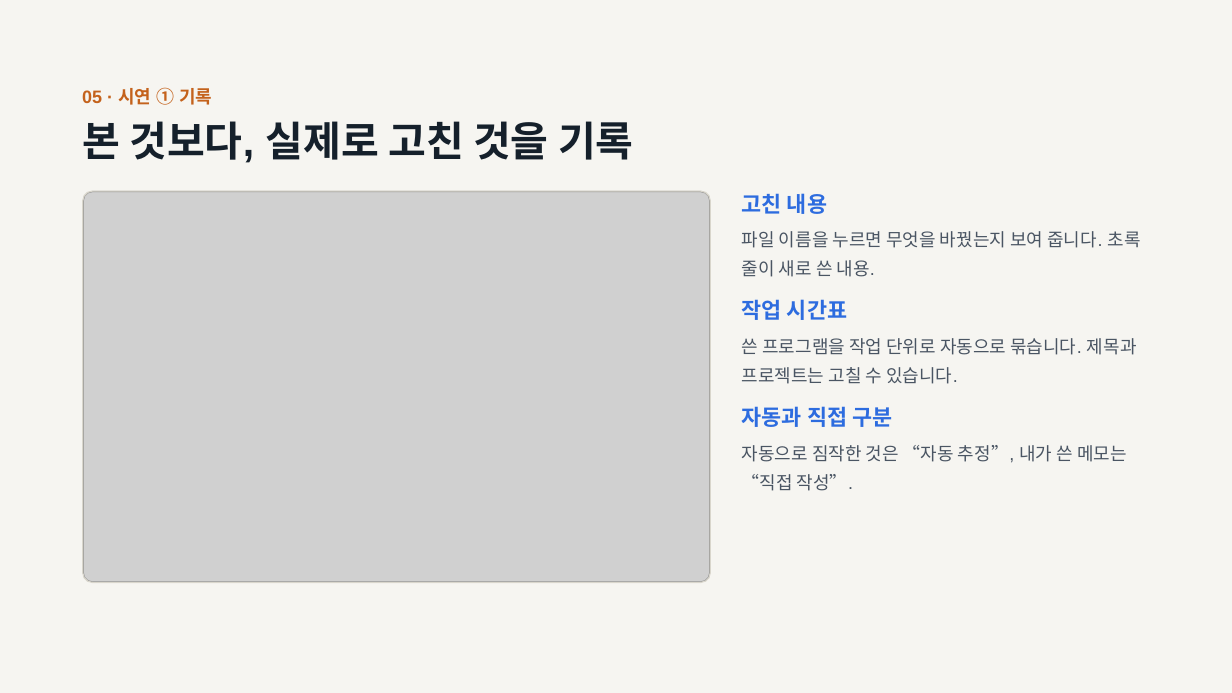
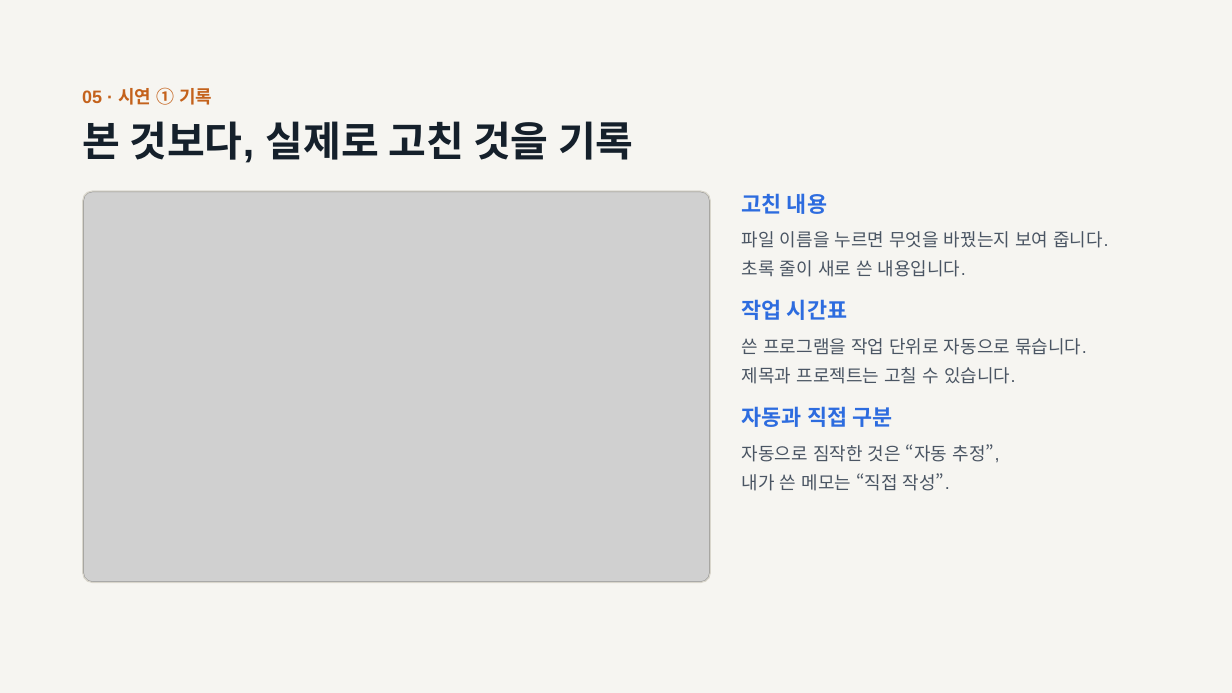
Before and after one commit to superokok/work-history, a slide deck: slide 6 of ppt/작업 기록 앱-(대인배)-v2.pptx. Drawn at 1232x693 pixels with LibreOffice and Linux fonts; fonts in the diff are those of the drawing; grey boxes stand for pictures. Boxes give left, top, right and bottom in pixels: in the first picture for what was removed or moved away, otherwise in the second. Text is boxed around its words. In the diff, an @@ line names an element or a change of style, - is before the commit and + after.

```diff
--- a/ppt/작업 기록 앱-(대인배)-v2.pptx
+++ b/ppt/작업 기록 앱-(대인배)-v2.pptx
@@ text at bbox=[742, 231, 1108, 277]: text changed @@
-파일 이름을 누르면 무엇을 바꿨는지 보여 줍니다. 초록 줄이 새로 쓴 내용.
+파일 이름을 누르면 무엇을 바꿨는지 보여 줍니다.
+초록 줄이 새로 쓴 내용입니다.
@@ text "쓴 프로그램을 작업 단위로 자동으로 ..." rewrapped from bbox=[742, 338, 1137, 384] to bbox=[742, 338, 1087, 384] @@
@@ text "자동으로 짐작한 것은 “자동 추정”, ..." rewrapped from bbox=[742, 445, 1127, 491] to bbox=[742, 444, 1000, 491] @@
```
Also in this commit, not shown: 8 other slides changed.
